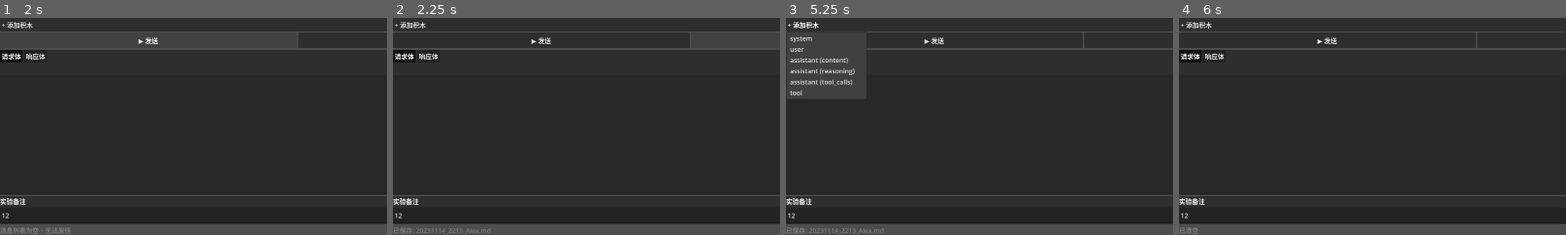
Above: before the commit, frames 1-4 (left to right).
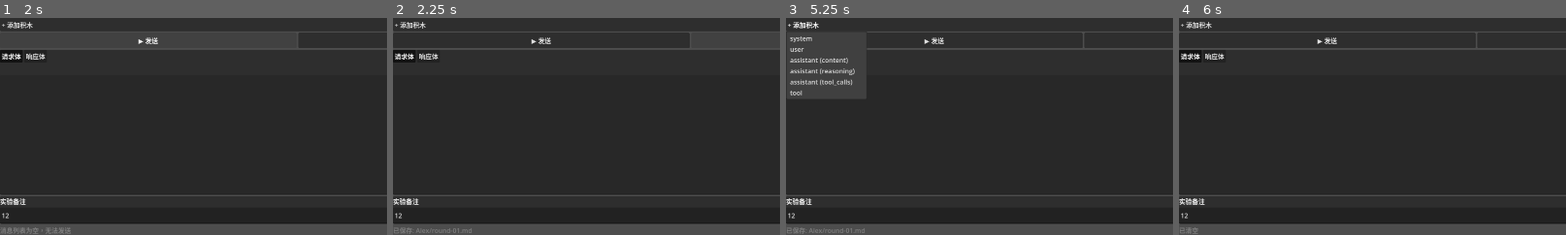
Above: after the commit, the same moments.

Repository: fkyah3/experiment-console
Game: Godot game, scene res://scenes/ExperimentPanel.tscn
Two runs of this game, one before a commit and one after it. Both use one fixed random seed, a clock stepped at 60 frames per second and the inputs below.
Inputs (mouse positions are % of the whole screen's width and height, from its top left):
- Up to frame 1 (2 s): click (84, 1) at 0.52 s; type "Alex" at 0.6 s; click (50, 96) at 0.75 s; type "12" at 0.83 s; click "▶ 发送" at 1.25 s
- Up to frame 2 (2.25 s): click "💾 保存到文件" at 2 s
- Up to frame 3 (5.25 s): click "deepseek-v4-flash" at 2.75 s; click "官方预设" at 3.5 s; click "high" at 4.25 s; click "+ 添加积木" at 5 s
- Up to frame 4 (6 s): click "🗑 清空" at 5.75 s
The pictures show only the part of the screen within x 0-50%, y 50-100%; the shares and areas given below are measured in that part.

Frame 1 is identical in both runs. In frame 2, 0.1% of the frame differs, in the area x 6-26%, y 96-100%; in frame 3, 0.1%; in frame 4, nothing differs.

Commit message:
功能: V2 多轮对话支持
- APIBuilder: carry_reasoning=true 时 reasoning 作为 reasoning_content 字段发送（而非合并到 content）
- ExperimentModel: assistant 积木默认 carry_reasoning=true
- 积木 UI: assistant 行显示"携带"复选框，点击切换 carry_reasoning
- 发送后自动追加: 响应留在消息列表，下次发送时上一轮的 reasoning_content 自动携带
- 多轮存储: 同实验名按 round-01.md round-02.md 编号存入同名目录
- ExperimentStore: 拆分_ write() 为 save_experiment_file() 复用

Diff:
--- a/scripts/APIBuilder.gd
+++ b/scripts/APIBuilder.gd
@@ -16,7 +16,12 @@
 			continue
 
 		if msg["role"] == "assistant":
-			if not reasoning.is_empty():
+			var carry: bool = m.get("carry_reasoning", false)
+			if carry and not reasoning.is_empty():
+				msg["reasoning_content"] = reasoning
+				if not content.is_empty():
+					msg["content"] = content
+			elif not reasoning.is_empty():
 				if not content.is_empty():
 					msg["content"] = reasoning + "\n" + content
 				else:
--- a/scripts/ExperimentModel.gd
+++ b/scripts/ExperimentModel.gd
@@ -16,7 +16,7 @@
 
 
 func add(role: String, subtype: String = "content") -> int:
-	var block := {"role": role, "content": "", "reasoning": "", "tool_calls": []}
+	var block := {"role": role, "content": "", "reasoning": "", "tool_calls": [], "carry_reasoning": role == "assistant"}
 	if subtype == "reasoning":
 		block["reasoning"] = "在此输入思考过程..."
 	elif role == "tool":
--- a/scripts/ExperimentPanel.gd
+++ b/scripts/ExperimentPanel.gd
@@ -338,6 +338,13 @@
 		rtag.custom_minimum_size.x = 60
 		header.add_child(rtag)
 
+	if data.get("role", "") == "assistant":
+		var carry_cb := CheckBox.new()
+		carry_cb.text = "携带"
+		carry_cb.button_pressed = data.get("carry_reasoning", true)
+		carry_cb.toggled.connect(func(on: bool): data["carry_reasoning"] = on)
+		header.add_child(carry_cb)
+
 	var expand_btn := Button.new()
 	expand_btn.text = "▼"
 	expand_btn.custom_minimum_size.x = 24
@@ -586,17 +593,51 @@
 	if title.is_empty():
 		title = "untitled"
 
+	var safe_title := ""
+	var illegal := [":", "\\", "/", "*", "?", "\"", "<", ">", "|"]
+	for c in title:
+		var skip := false
+		for il in illegal:
+			if c == il:
+				skip = true
+				break
+		if not skip:
+			safe_title += c if c != " " else "_"
+	safe_title = safe_title.strip_edges().left(60)
+	if safe_title.is_empty():
+		safe_title = "untitled"
+
+	var exp_dir := _config.experiments_path.path_join(safe_title)
+	DirAccess.make_dir_recursive_absolute(exp_dir)
+	var round_num := 1
+	var dir := DirAccess.open(exp_dir)
+	if dir:
+		dir.list_dir_begin()
+		var entry := dir.get_next()
+		while not entry.is_empty():
+			if entry.begins_with("round-") and entry.ends_with(".md"):
+				var num_str := entry.trim_prefix("round-").trim_suffix(".md")
+				if num_str.is_valid_int():
+					var n := num_str.to_int()
+					if n >= round_num:
+						round_num = n + 1
+			entry = dir.get_next()
+		dir.list_dir_end()
+
+	var fname := "round-%02d.md" % round_num
+	var fpath := exp_dir.path_join(fname)
+
 	var msgs_to_send := APIBuilder.build_api_messages(_model_data.messages)
-	var fpath := _store.save_experiment(
-		title, _model, _thinking, _effort, _max_tokens, _temperature,
+	var ok := _store.save_experiment_file(
+		fpath, safe_title, _model, _thinking, _effort, _max_tokens, _temperature,
 		msgs_to_send, _model_data.messages,
 		log_request.text, _last_response_body,
 		_last_usage, notes_input.text
 	)
-	if fpath.is_empty():
+	if not ok:
 		_set_status("保存失败")
 	else:
-		_set_status("已保存: " + fpath.get_file())
+		_set_status("已保存: %s/round-%02d.md" % [safe_title, round_num])
 		experiment_saved.emit(fpath)
 
 
--- a/scripts/ExperimentStore.gd
+++ b/scripts/ExperimentStore.gd
@@ -30,28 +30,62 @@
 ) -> String:
 	var now := Time.get_datetime_dict_from_system()
 	var ts := "%04d%02d%02d_%02d%02d" % [now.year, now.month, now.day, now.hour, now.minute]
-
-	var safe_title := _sanitize_filename(title)
-	safe_title = safe_title.left(60)
+	var safe_title := _sanitize_filename(title).left(60)
 	if safe_title.is_empty():
 		safe_title = "untitled"
-
 	var fname := "%s_%s.md" % [ts, safe_title]
 	var fpath := _experiments_dir.path_join(fname)
-
 	if FileAccess.file_exists(fpath):
 		var n := 1
 		while FileAccess.file_exists(_experiments_dir.path_join("%s_%s_%d.md" % [ts, safe_title, n])):
 			n += 1
 		fname = "%s_%s_%d.md" % [ts, safe_title, n]
 		fpath = _experiments_dir.path_join(fname)
-
+	if _write(fpath, title, model, thinking, effort, max_tokens, temperature, messages, raw_messages, request_body, response_body, usage, notes):
+		return fpath
+	return ""
+
+
+func save_experiment_file(
+	fpath: String,
+	title: String,
+	model: String,
+	thinking: String,
+	effort: String,
+	max_tokens: int,
+	temperature: float,
+	messages: Array,
+	raw_messages: Array,
+	request_body: String,
+	response_body: String,
+	usage: Dictionary,
+	notes: String
+) -> bool:
+	return _write(fpath, title, model, thinking, effort, max_tokens, temperature, messages, raw_messages, request_body, response_body, usage, notes)
+
+
+func _write(
+	fpath: String,
+	title: String,
+	model: String,
+	thinking: String,
+	effort: String,
+	max_tokens: int,
+	temperature: float,
+	messages: Array,
+	raw_messages: Array,
+	request_body: String,
+	response_body: String,
+	usage: Dictionary,
+	notes: String
+) -> bool:
+	var now := Time.get_datetime_dict_from_system()
 	var created := "%04d-%02d-%02dT%02d:%02d:%02d+08:00" % [now.year, now.month, now.day, now.hour, now.minute, now.second]
 
 	var file := FileAccess.open(fpath, FileAccess.WRITE)
 	if file == null:
 		push_error("ExperimentStore: 无法创建文件 " + fpath)
-		return ""
+		return false
 
 	file.store_string("---\n")
 	file.store_string("type: \"experiment\"\n")
@@ -103,7 +137,7 @@
 		file.store_string("\n")
 
 	file.close()
-	return fpath
+	return true
 
 
 func list_experiments() -> Array[Dictionary]:
